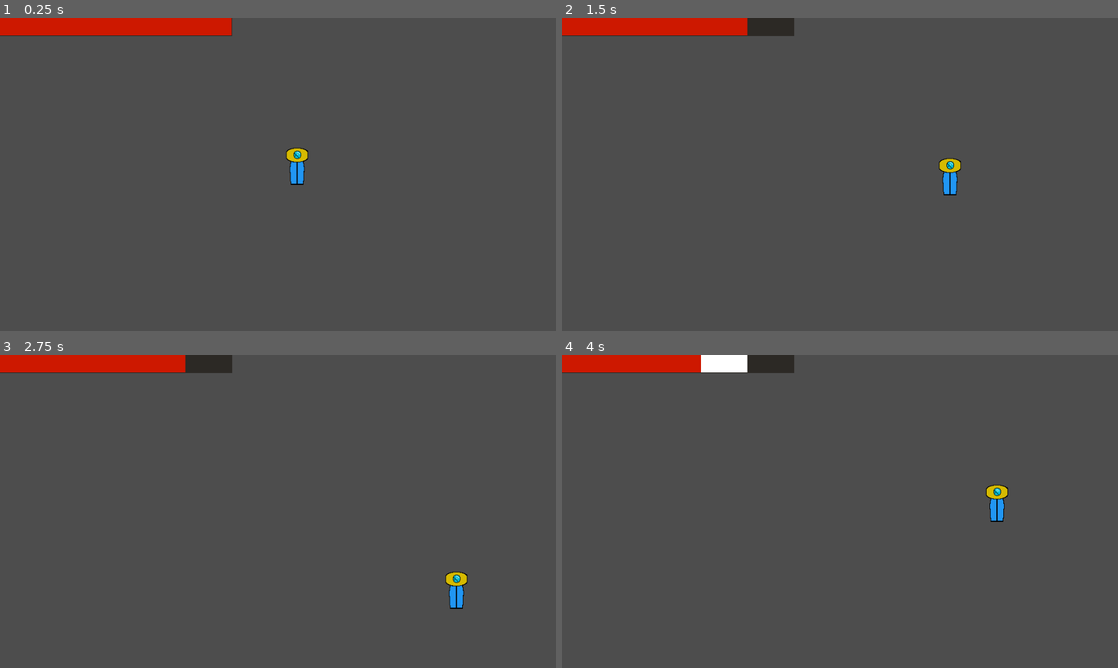
Above: before the commit, frames 1-4 (two rows, left to right).
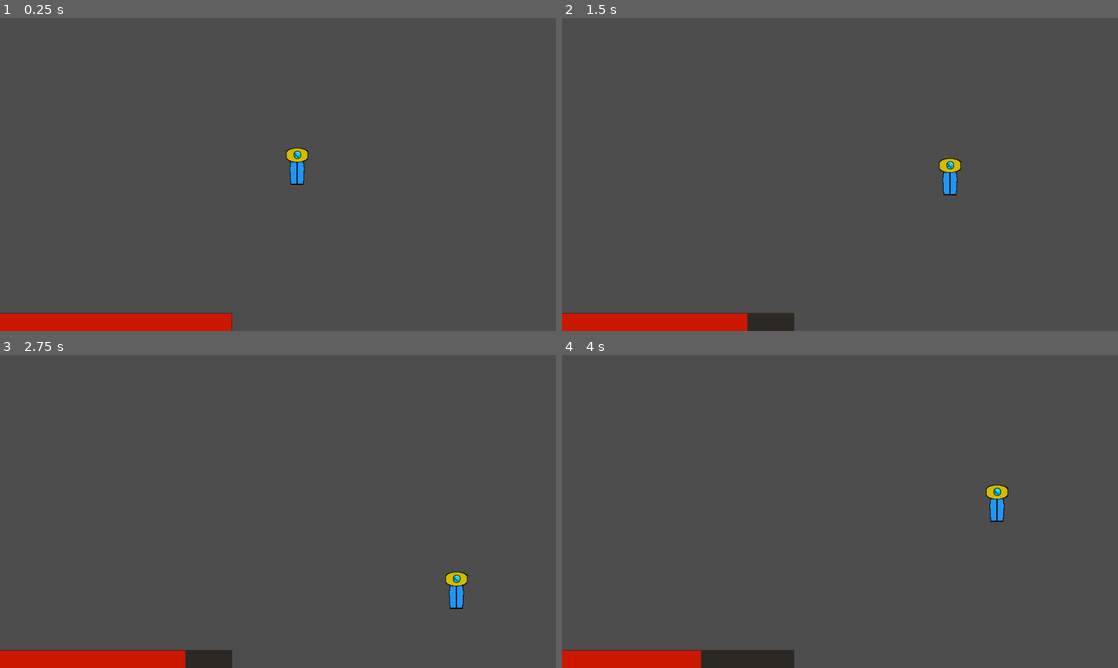
Above: after the commit, the same moments.

Repository: nf12pro/ChronoAnchor
Game: Godot game, scene res://scenes/testing_scene.tscn
The game is run twice, just before and just after one commit, with the same random seed, the same clock (stepped at 60 frames per second) and the same inputs.
Inputs (mouse positions are in pixels of both pictures, inside the frame that each line leads up to):
- Up to frame 1 (0.25 s): no input
- Up to frame 2 (1.5 s): tap Enter at 0.5 s; move the mouse to (962, 158) at 0.52 s; hold Right (move_right) 0.53-1.28 s; hold P (take_damage_test) 0.53-1.28 s; click (962, 158) at 0.67 s; move the mouse to (728, 190) at 1.27 s; hold S (move_down) from 1.28 s (still down); tap Alt at 1.35 s
- Up to frame 3 (2.75 s): move the mouse to (333, 442) at 2.02 s; release S (move_down) at 2.03 s; hold Right (move_right) from 2.03 s (still down); tap Shift at 2.1 s
- Up to frame 4 (4 s): move the mouse to (812, 574) at 2.77 s; release Right (move_right) at 2.78 s; hold W (move_up) 2.78-3.53 s; tap P (take_damage_test) at 2.85 s; click (812, 574) at 2.92 s; move the mouse to (1006, 558) at 3.52 s; hold A (move_left) from 3.53 s (still down); tap Alt at 3.6 s

The runs differ from the first frame. In frame 1, 4.8% of the frame differs, in the area x 0-42%, y 0-100%; in frame 2, 4.8%; in frame 3, 4.8%; in frame 4, 4.8%.

Commit message:
Health Bar with Tween
Just realized that step was 80.0 instead of 0.01, and value was 0.00 instead of 80.0

Diff:
--- a/scenes/health_bar.tscn
+++ b/scenes/health_bar.tscn
@@ -29,7 +29,7 @@
 show_percentage = false
 script = ExtResource("1_1bvlm")
 
-[node name="damage_bar" type="ProgressBar" parent="." unique_id=1165725565]
+[node name="damage_bar" type="ProgressBar" parent="." unique_id=1370247934]
 z_index = -1
 layout_mode = 1
 anchors_preset = 15
@@ -39,11 +39,11 @@
 grow_vertical = 2
 theme_override_styles/background = SubResource("StyleBoxFlat_6esg4")
 theme_override_styles/fill = SubResource("StyleBoxFlat_hv2ic")
-step = 80.0
+value = 80.0
 show_percentage = false
 
 [node name="timer" type="Timer" parent="." unique_id=86794791]
-wait_time = 0.4
+wait_time = 0.1
 one_shot = true
 
 [connection signal="timeout" from="timer" to="." method="_on_timer_timeout"]
--- a/scenes/player.tscn
+++ b/scenes/player.tscn
@@ -45,3 +45,9 @@
 [node name="canvas_layer" type="CanvasLayer" parent="." unique_id=527961938]
 
 [node name="health_bar" parent="canvas_layer" unique_id=2078701455 instance=ExtResource("3_qhqgy")]
+anchors_preset = 2
+anchor_top = 1.0
+anchor_bottom = 1.0
+offset_top = -30.0
+offset_bottom = 0.0
+grow_vertical = 0
--- a/scripts/health_bar.gd
+++ b/scripts/health_bar.gd
@@ -1,29 +1,57 @@
 extends ProgressBar
 
-@onready var timer = $timer
-@onready var damage_bar = $damage_bar
+@onready var timer: Timer = $timer
+@onready var damage_bar: ProgressBar = $damage_bar
 
-var health = 0 : set = set_health
+signal health_depleted
 
-func set_health(new_health):
+var health: float = 0 : set = set_health
+
+var _initialized := false
+var _value_tween: Tween
+var _damage_tween: Tween
+
+func init_health(setting_health: float) -> void:
+	max_value = setting_health
+	damage_bar.max_value = setting_health
+
+	health = setting_health
+	value = health
+	damage_bar.value = health
+
+	_initialized = true
+
+func set_health(new_health: float) -> void:
 	var previous_health = health
-	health = min(max_value, new_health)
-	value = health
+	health = clamp(new_health, 0, max_value)
 
-	if health <= 0:
-		queue_free()
+	if not _initialized:
+		return
+
+	_tween_value_to(health)
 
 	if health < previous_health:
 		timer.start()
 	else:
-		damage_bar.value = health
+		_tween_damage_bar_to(health)
 
-func init_health(setting_health):
-	health = setting_health
-	max_value = health
-	value = health
-	damage_bar.max_value = health
-	damage_bar.value = health
+	if health <= 0 and previous_health > 0:
+		pass
+		#Add Death Function
+
+func _tween_value_to(target: float) -> void:
+	if _value_tween:
+		_value_tween.kill()
+	_value_tween = create_tween()
+	_value_tween.tween_property(self, "value", target, 0.25)\
+		.set_trans(Tween.TRANS_SINE).set_ease(Tween.EASE_OUT)
+
+func _tween_damage_bar_to(target: float) -> void:
+	if _damage_tween:
+		_damage_tween.kill()
+	_damage_tween = create_tween()
+	_damage_tween.tween_property(damage_bar, "value", target, 0.4)\
+		.set_trans(Tween.TRANS_SINE).set_ease(Tween.EASE_OUT)
 
 func _on_timer_timeout() -> void:
-	damage_bar.value = health
+	_tween_damage_bar_to(health)
--- a/scripts/player.gd
+++ b/scripts/player.gd
@@ -24,14 +24,12 @@
 
 func _physics_process(delta: float) -> void:
 	var current_time = Time.get_ticks_msec()
-
 	if Input.is_action_just_pressed("move_left"):  left_time  = current_time
 	if Input.is_action_just_pressed("move_right"): right_time = current_time
 	if Input.is_action_just_pressed("move_up"):    up_time    = current_time
 	if Input.is_action_just_pressed("move_down"):  down_time  = current_time
 
 	var input_direction := Vector2.ZERO
-
 	if snap_tap:
 		input_direction.x = get_snap_axis("move_left", "move_right", left_time, right_time)
 		input_direction.y = get_snap_axis("move_up", "move_down", up_time, down_time)
@@ -50,10 +48,8 @@
 func get_snap_axis(negative_action: String, positive_action: String, negative_time: float, positive_time: float) -> float:
 	var negative_held = Input.is_action_pressed(negative_action)
 	var positive_held = Input.is_action_pressed(positive_action)
-
 	if negative_held and positive_held:
 		return 1.0 if positive_time > negative_time else -1.0
-
 	if positive_held: return 1.0
 	if negative_held: return -1.0
 	return 0.0
